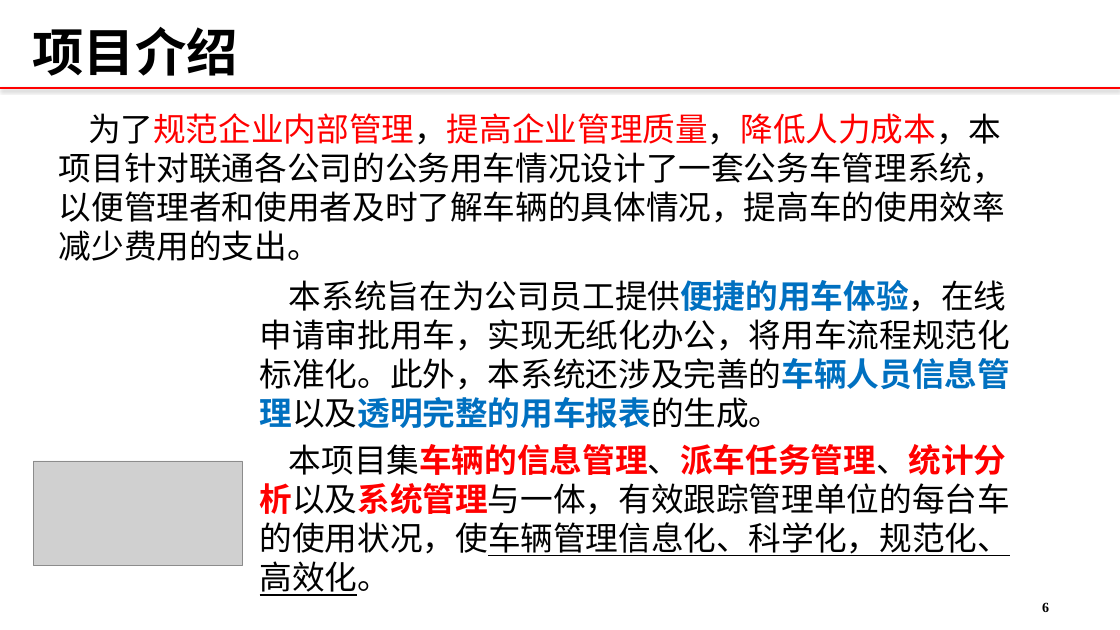
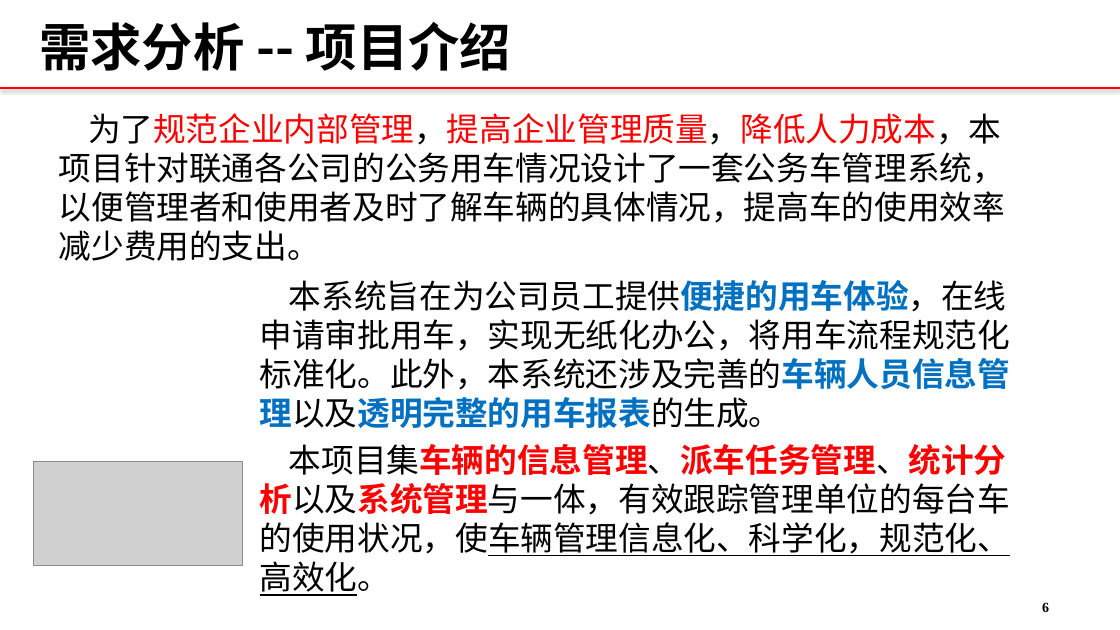
Before and after one commit to 12301068JiangDongyu/Uplan, a slide deck: slide 7 of doc/联通公务车管理系统.pptx. Drawn at 1120x630 pixels with LibreOffice and Linux fonts; fonts in the diff are those of the drawing; grey boxes stand for pictures; background and template pictures are left out. Boxes give left, top, right and bottom in pixels: in the first picture for what was removed or moved away, otherwise in the second. Text is boxed around its words. In the diff, an @@ line names an element or a change of style, - is before the commit and + after.

```diff
--- a/doc/联通公务车管理系统.pptx
+++ b/doc/联通公务车管理系统.pptx
@@ text at <box>39,22,511,71</box>: text changed @@
-项目介绍
+需求分析 -- 项目介绍
```
Also in this commit, not shown: 11 other slides changed, 6 slides added, 3 slides removed, 3 other files.
